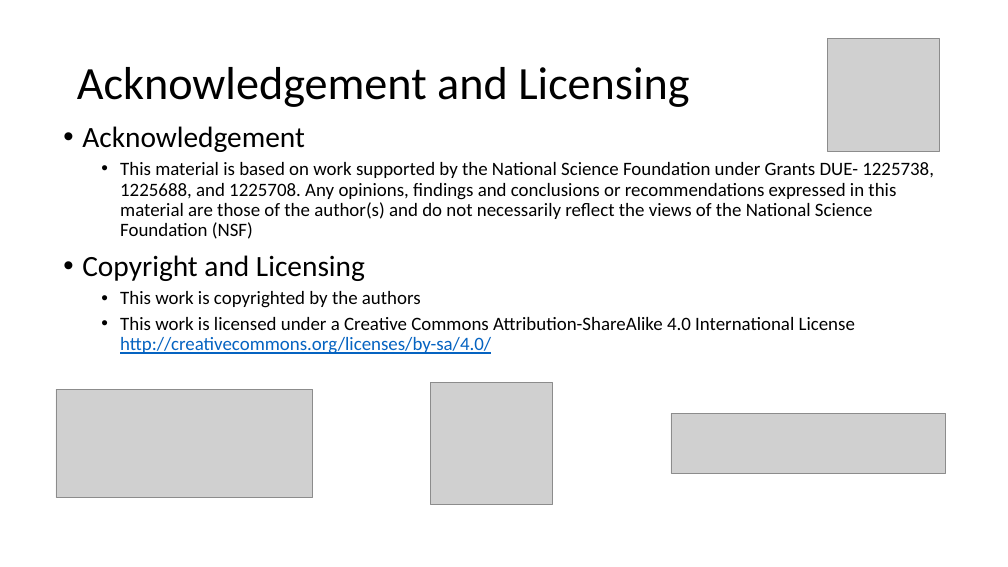
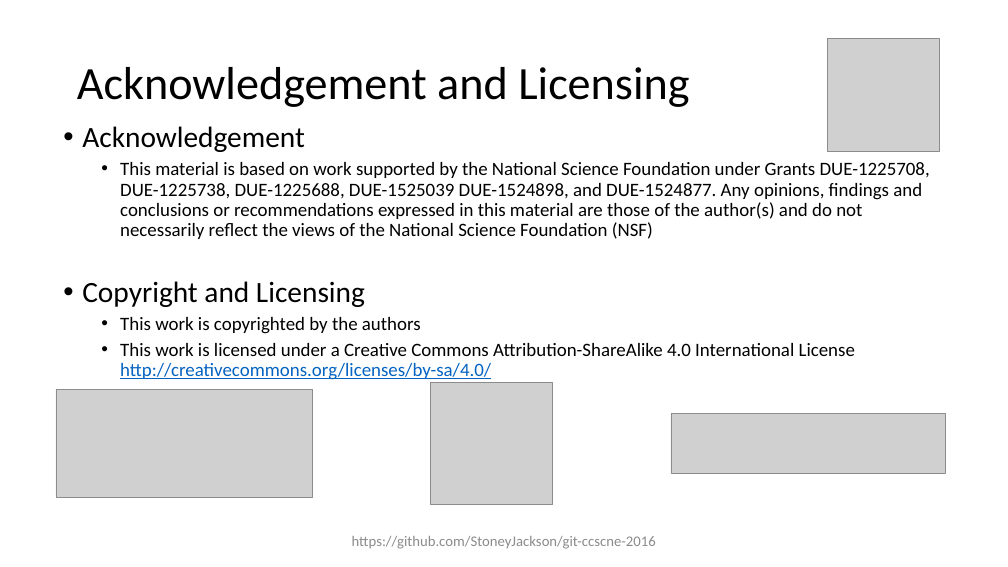
Before and after one commit to foss2serve/github-workflow-activity, a slide deck: slide 2 of tutorial1/Git-Tutorial1-CCSCNE-2016.pptx. Drawn at 1008x567 pixels with LibreOffice and Linux fonts; fonts in the diff are those of the drawing; grey boxes stand for pictures; background and template pictures are left out. Boxes give left, top, right and bottom in pixels: in the first picture for what was removed or moved away, otherwise in the second. Text is boxed around its words. In the diff, an @@ line names an element or a change of style, - is before the commit and + after.

Commit message:
Update tutorial1 slides
- Fix license
- Fix grant #s
- Enlarge footer URL

```diff
--- a/tutorial1/Git-Tutorial1-CCSCNE-2016.pptx
+++ b/tutorial1/Git-Tutorial1-CCSCNE-2016.pptx
@@ text at bbox=[120, 162, 930, 239]: text changed @@
-  • This material is based on work supported by the National Science Foundation under Grants DUE- 1225738, 1225688, and 1225708. Any opinions, findings and conclusions or recommendations expressed in this material are those of the author(s) and do not necessarily reflect the views of the National Science Foundation (NSF)
+  • This material is based on work supported by the National Science Foundation under Grants DUE-1225708, DUE-1225738, DUE-1225688, DUE-1525039 DUE-1524898, and DUE-1524877. Any opinions, findings and conclusions or recommendations expressed in this material are those of the author(s) and do not necessarily reflect the views of the National Science Foundation (NSF)
@@ text added at bbox=[352, 536, 656, 549], 14 pt, text #8C8C8C @@
+https://github.com/StoneyJackson/git-ccscne-2016
```
Also in this commit, not shown: 3 other slides changed.
